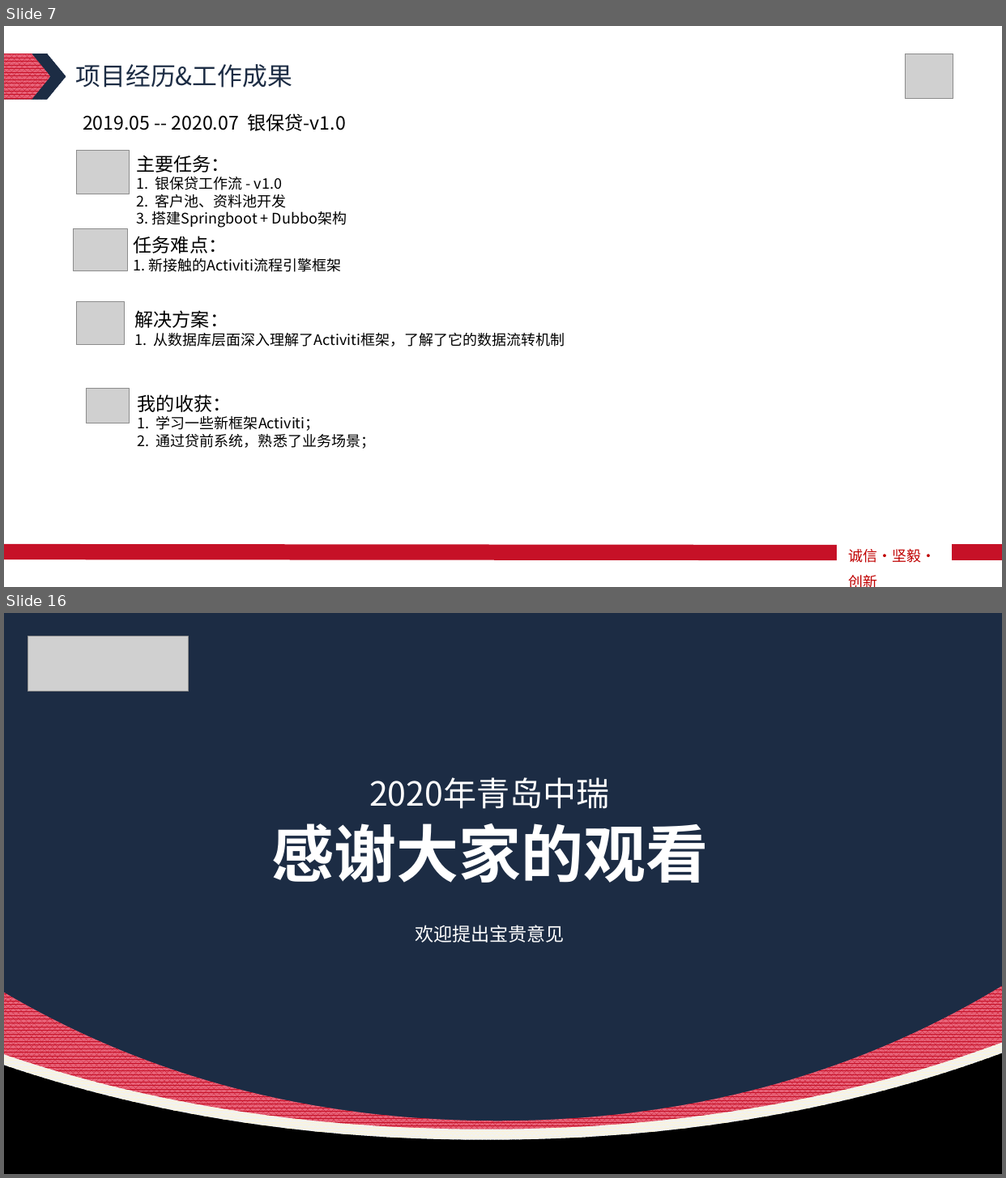
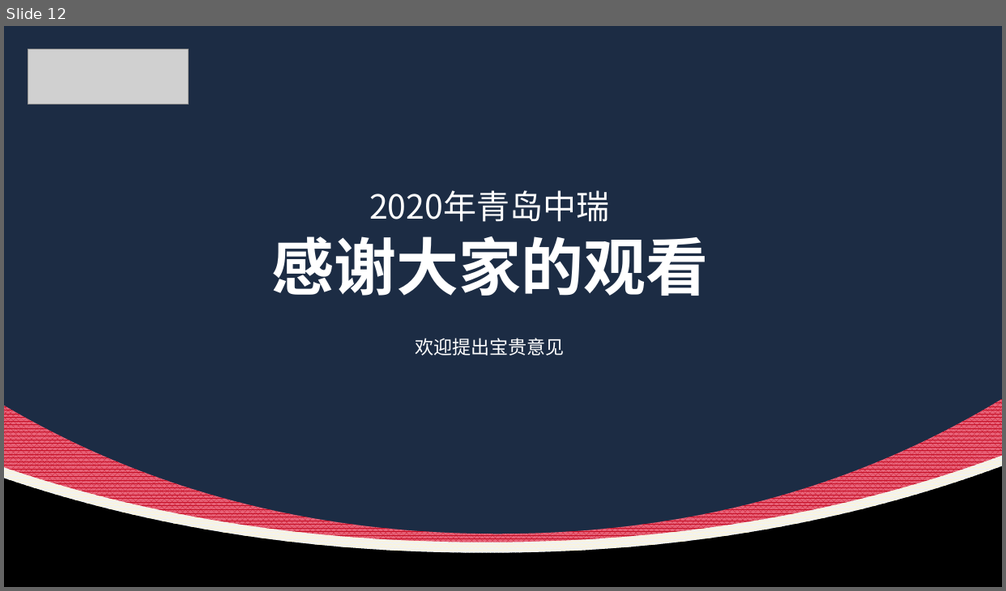
Before and after one commit to Algebrafly/algebra_demo, a slide deck: demo-api/src/main/resources/设计模式原则知识分享.pptx. Shown one above the other, each under a label of ours: slides 7 and 16 before the commit, slide 12 after it; the slides between them are not shown. The pictures are 1006x1178 and 1006x591 pixels, drawn with LibreOffice and Linux fonts; fonts in the diff are those of the drawing; grey boxes stand for pictures. Boxes give left, top, right and bottom in pixels: in the first picture for what was removed or moved away, otherwise in the second. Text is boxed around its words. In the diff, an @@ line names an element or a change of style, - is before the commit and + after.

```diff
--- a/demo-api/src/main/resources/设计模式原则知识分享.pptx
+++ b/demo-api/src/main/resources/设计模式原则知识分享.pptx
@@ slide 7 removed at (4,26,1002,587), background #FFFFFF; not listed: 2 template elements that a slide beside it also shows @@
@@ freeform shape removed at (4,54,66,100) @@
@@ freeform shape removed at (4,54,51,99) @@
@@ text removed at (76,64,292,88) @@
-项目经历&工作成果
@@ picture removed at (906,54,953,100) @@
@@ text removed at (83,113,346,131) @@
-2019.05 -- 2020.07 银保贷-v1.0
@@ picture removed at (77,150,129,194) @@
@@ text removed at (136,155,347,228) @@
-主要任务：
-1. 银保贷工作流 - v1.0
-2. 客户池、资料池开发
-3. 搭建Springboot + Dubbo架构
@@ picture removed at (73,229,127,271) @@
@@ text removed at (134,236,342,272) @@
-任务难点：
-1. 新接触的Activiti流程引擎框架
@@ picture removed at (77,302,125,345) @@
@@ text removed at (135,310,565,347) @@
-解决方案：
-1. 从数据库层面深入理解了Activiti框架，了解了它的数据流转机制
@@ picture removed at (87,388,129,424) @@
@@ text removed at (138,395,375,449) @@
-我的收获：
-1. 学习一些新框架Activiti；
-2. 通过贷前系统，熟悉了业务场景；
@@ line removed from (837, 553) to (4, 552) @@
@@ text removed at (849,549,936,563) @@
-诚信·坚毅·创新
@@ line removed from (1002, 552) to (953, 552) @@
@@ what was slide 16 is now slide 12 @@
```
Also in this commit, not shown: 2 slides changed, 9 slides added, 12 other slides removed, 1 other file.
